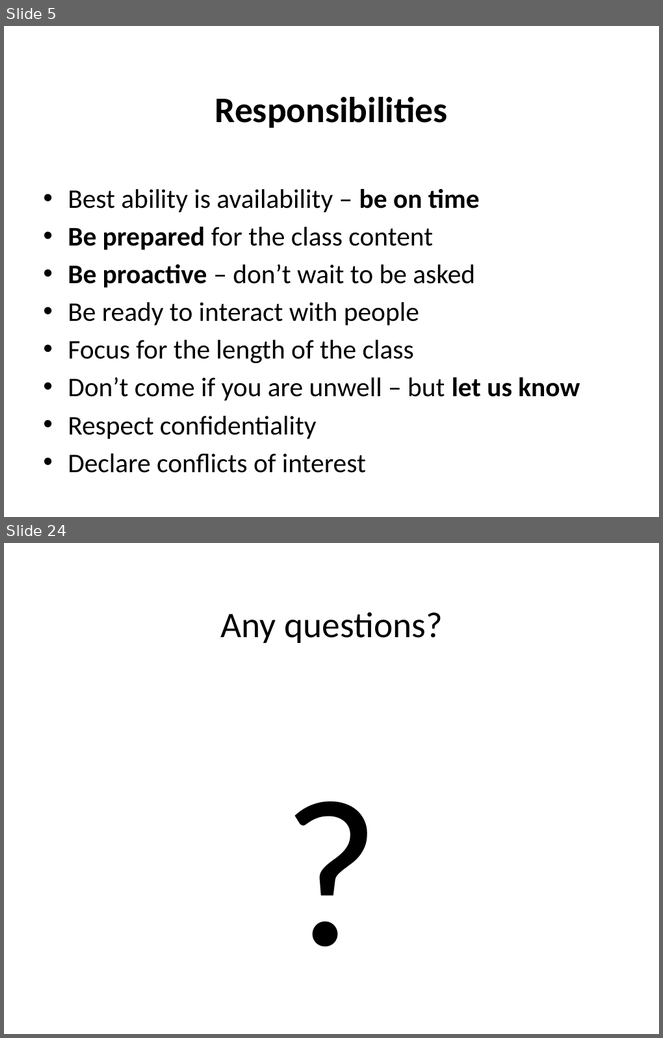
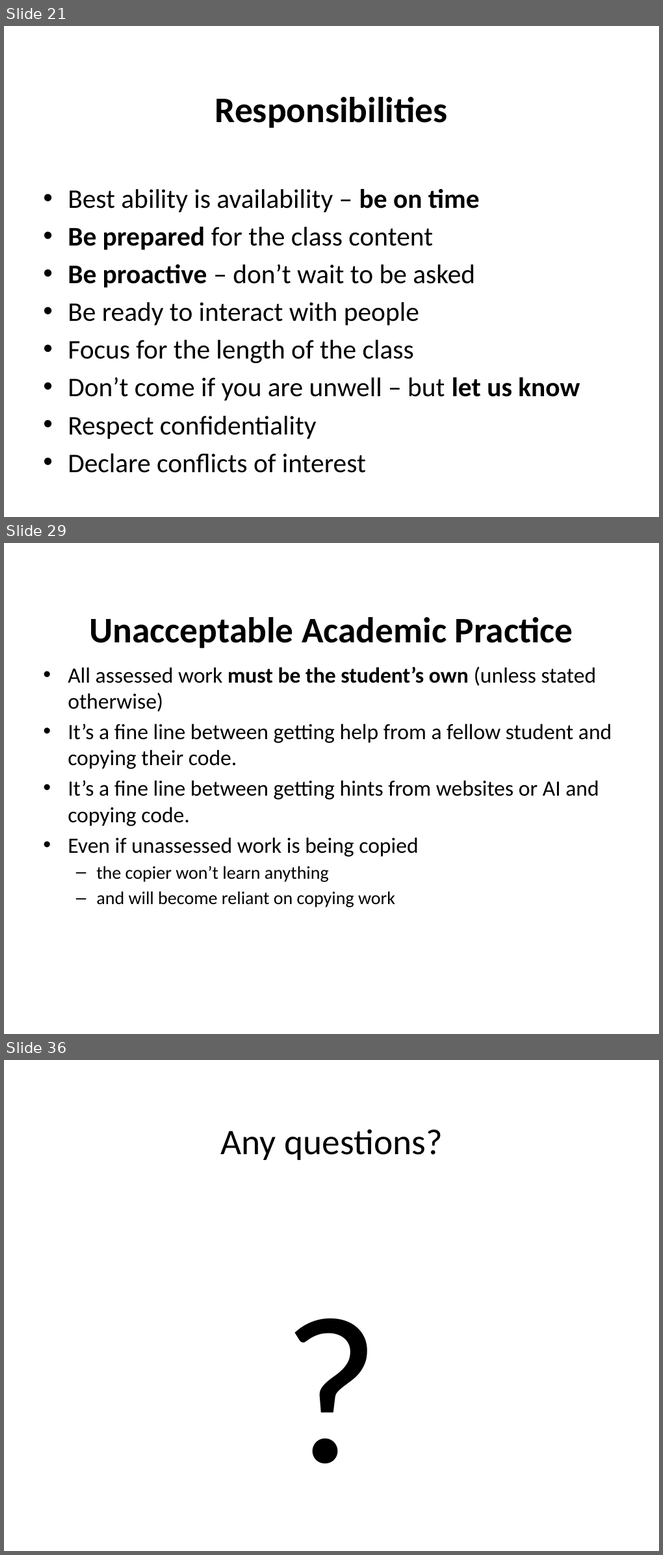
Before and after one commit to jimfinnis/jcf12, a slide deck: static/downloads/dem.pptx. Shown one above the other, each under a label of ours: slides 5 and 24 before the commit, slides 21, 29 and 36 after it; the slides between them are not shown. The pictures are 663x1038 and 663x1555 pixels, drawn with LibreOffice and Linux fonts; fonts in the diff are those of the drawing; background and template pictures are left out. Boxes give left, top, right and bottom in pixels: in the first picture for what was removed or moved away, otherwise in the second. Text is boxed around its words. In the diff, an @@ line names an element or a change of style, - is before the commit and + after.

```diff
--- a/static/downloads/dem.pptx
+++ b/static/downloads/dem.pptx
@@ slide 29 added at (x1=4, y1=543, x2=659, y2=1034), background picture (left out) @@
@@ title added at (x1=89, y1=617, x2=573, y2=648), 39.6 pt, text #000000, bold @@
+Unacceptable Academic Practice
@@ text added at (x1=68, y1=667, x2=612, y2=908), 24 pt, text #000000 @@
+• All assessed work must be the student’s own (unless stated otherwise)
+• It’s a fine line between getting help from a fellow student and copying their code.
+• It’s a fine line between getting hints from websites or AI and copying code.
+• Even if unassessed work is being copied
+  – the copier won’t learn anything
+  – and will become reliant on copying work
@@ what was slide 5 is now slide 21 @@
@@ what was slide 24 is now slide 36 @@
```
Also in this commit, not shown: 10 slides changed, 19 other slides added, 8 slides removed, 4 other files.
